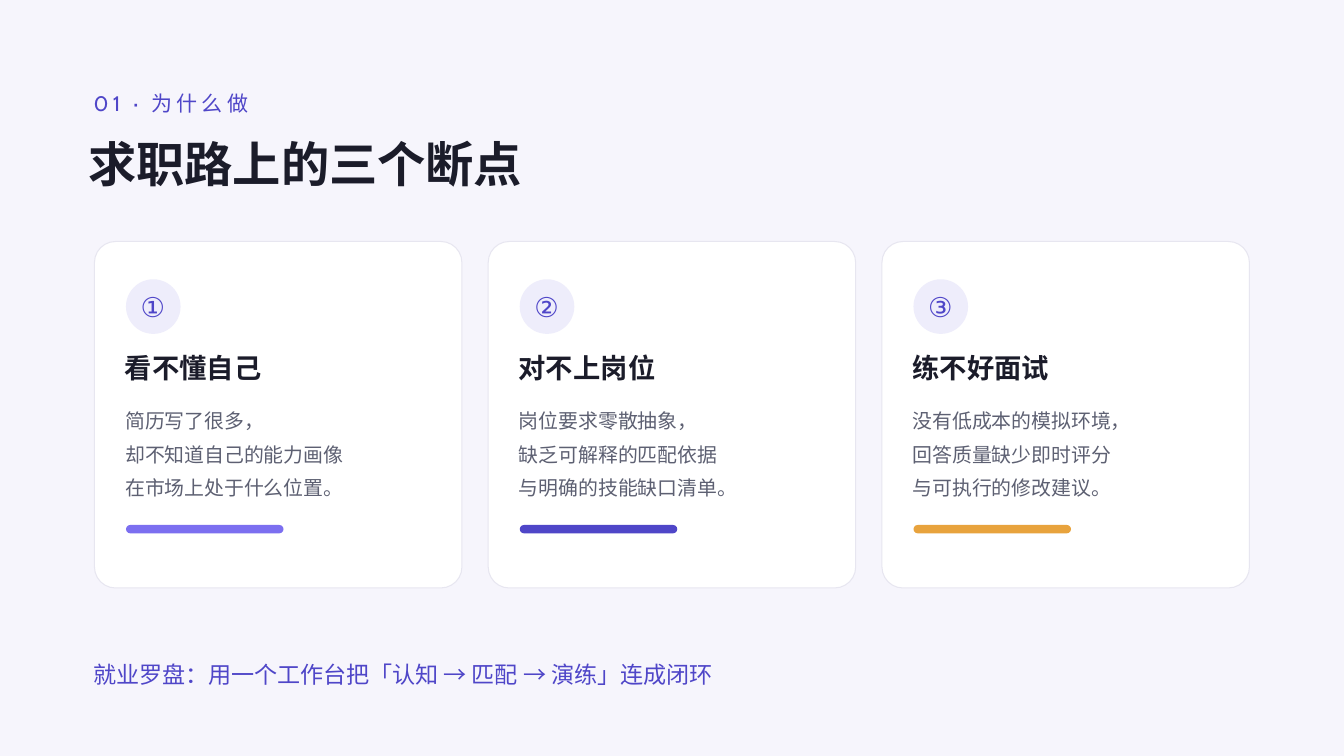
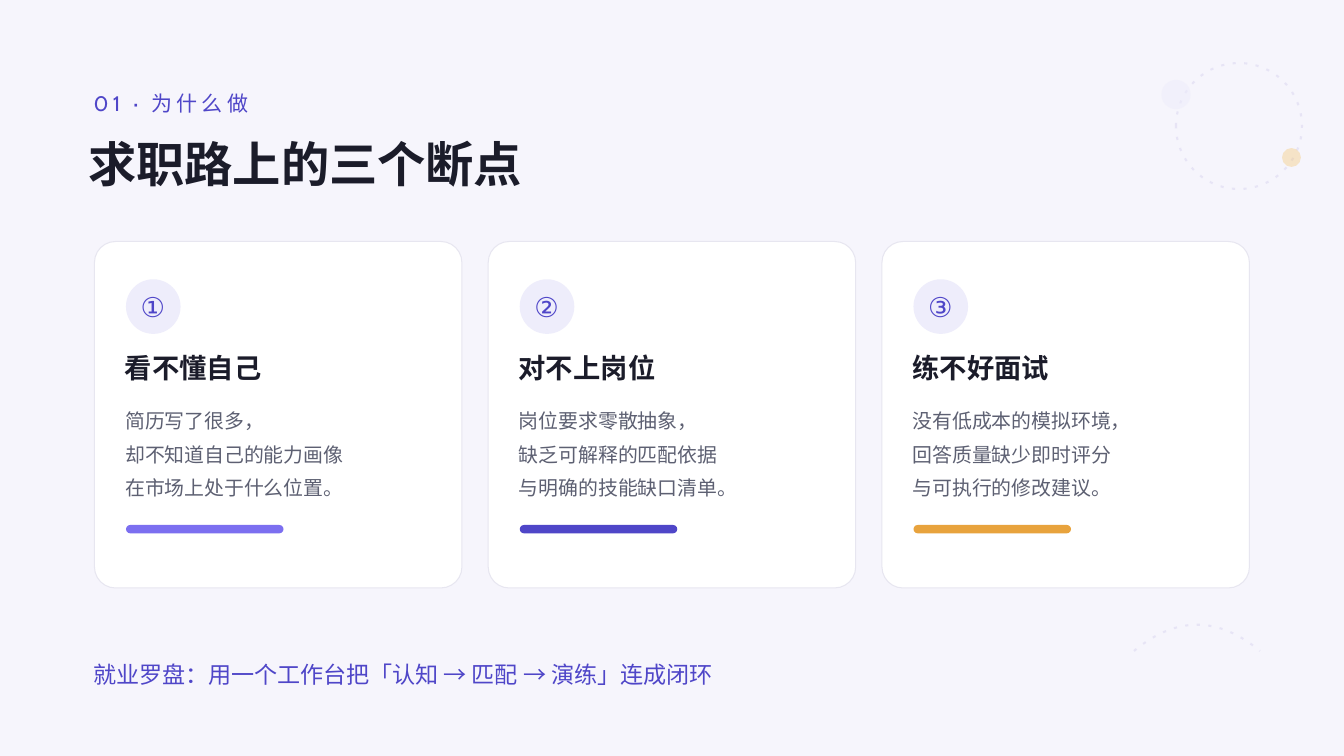
Before and after one commit to CP-bee-git/AI-game, a slide deck: slide 2 of docs/ppt-assets/careerpilot-intro.pptx. Drawn at 1344x756 pixels with LibreOffice and Linux fonts; fonts in the diff are those of the drawing. Boxes give left, top, right and bottom in pixels: in the first picture for what was removed or moved away, otherwise in the second. Text is boxed around its words. In the diff, an @@ line names an element or a change of style, - is before the commit and + after.

```diff
--- a/docs/ppt-assets/careerpilot-intro.pptx
+++ b/docs/ppt-assets/careerpilot-intro.pptx
@@ ellipse added at bbox=[1177, 63, 1303, 189], outline #D9D5F0 1.5 pt @@
@@ ellipse added at bbox=[1282, 148, 1302, 167], fill #F4C466 at 35% opacity @@
@@ freeform shape added at bbox=[1134, 616, 1260, 651], outline #D9D5F0 1.5 pt @@
```
Also in this commit, not shown: 7 other slides changed, 8 other files.
